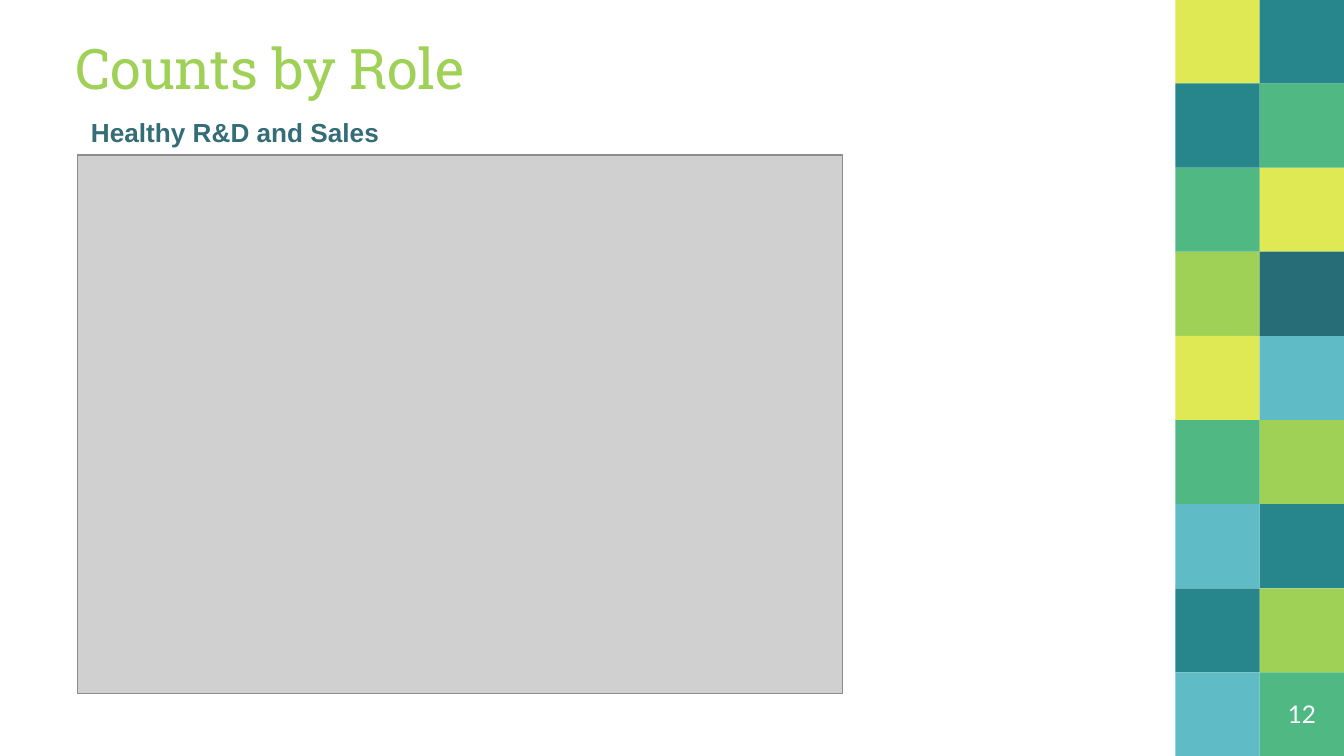
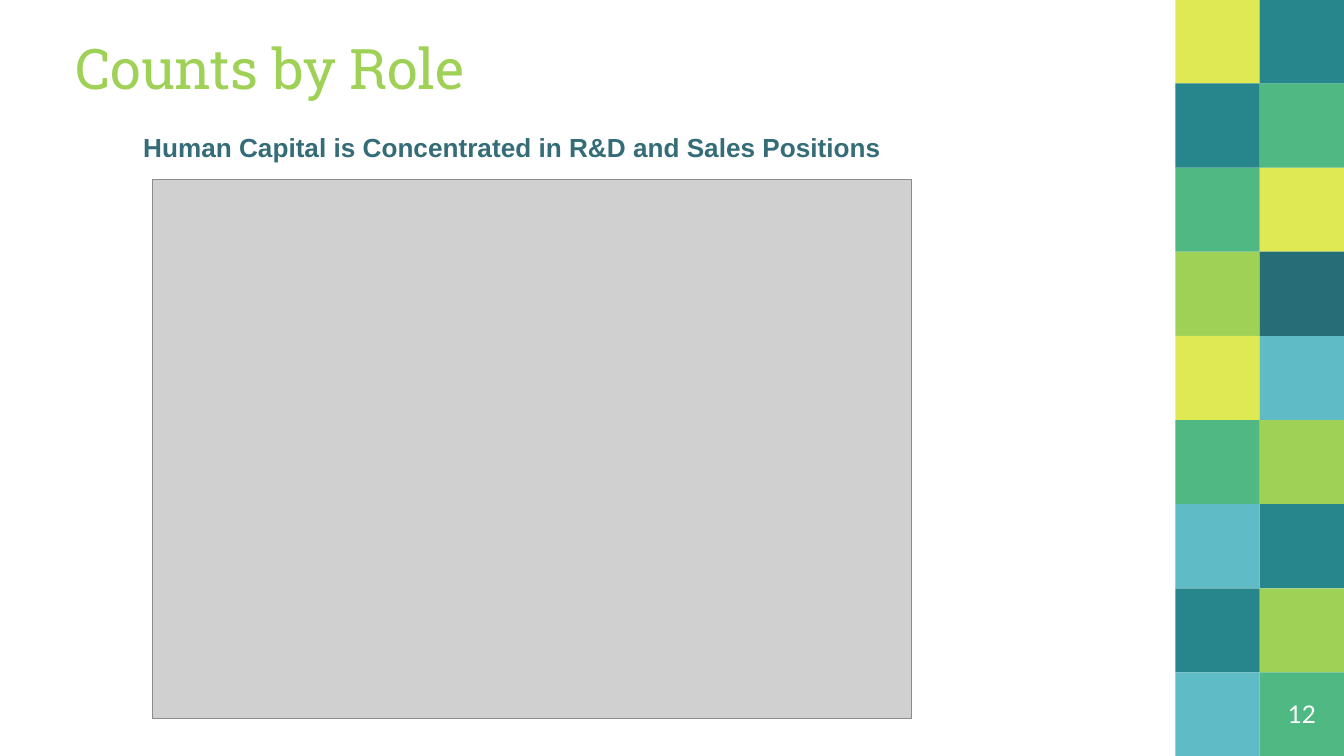
Before and after one commit to ccgraves/DDS-CaseStudy-2, a slide deck: slide 12 of Case_Study_Two.pptx. Drawn at 1344x756 pixels with LibreOffice and Linux fonts; fonts in the diff are those of the drawing; grey boxes stand for pictures. Boxes give left, top, right and bottom in pixels: in the first picture for what was removed or moved away, otherwise in the second. Text is boxed around its words. In the diff, an @@ line names an element or a change of style, - is before the commit and + after.

```diff
--- a/Case_Study_Two.pptx
+++ b/Case_Study_Two.pptx
@@ text at bbox=[143, 138, 880, 163]: text changed @@
-Healthy R&D and Sales Budgets
+Human Capital is Concentrated in R&D and Sales Positions
@@ picture: place and size @@
-picture at bbox=[78, 155, 843, 694]
+picture at bbox=[152, 180, 911, 719]
```
Also in this commit, not shown: 8 other slides changed.
